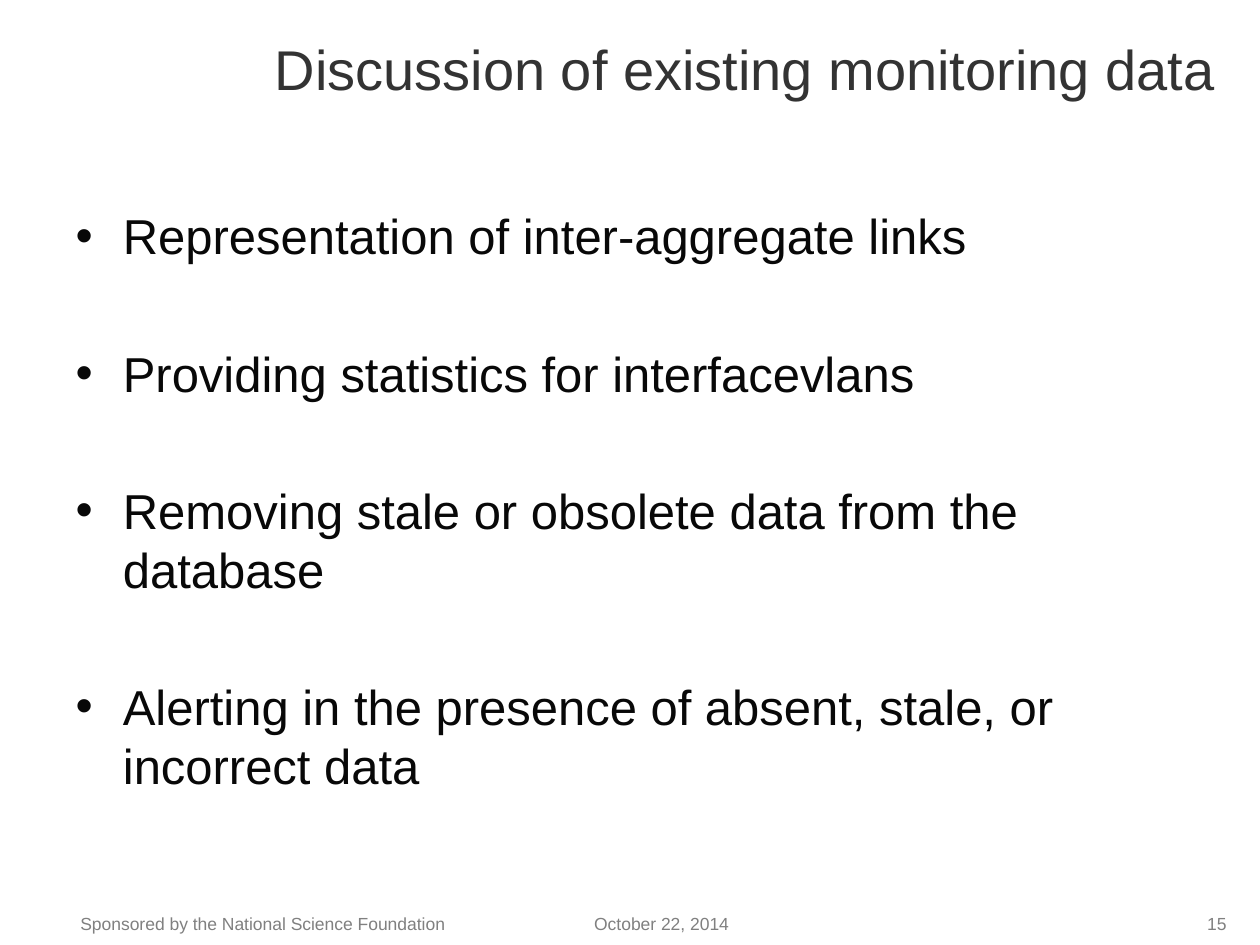
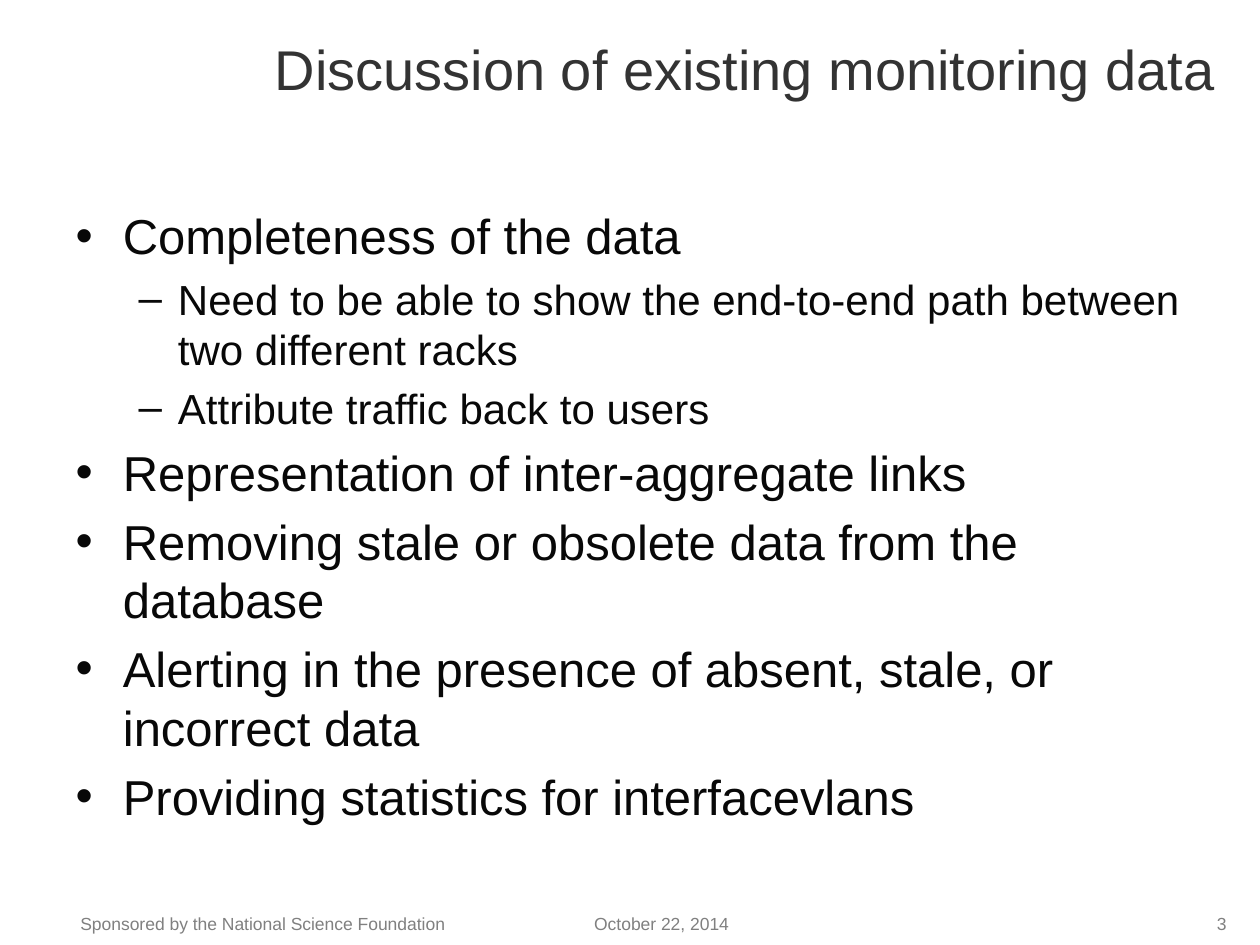
Before and after one commit to tcmitchell/geni-ops-monitoring, a slide deck: slide 3 of doc/slides/GEC21/monitoring-meeting-gec21.pptx (slide 15 before the commit). Drawn at 1260x945 pixels with LibreOffice and Linux fonts; fonts in the diff are those of the drawing; background and template pictures are left out. Boxes give left, top, right and bottom in pixels: in the first picture for what was removed or moved away, otherwise in the second. Text is boxed around its words. In the diff, an @@ line names an element or a change of style, - is before the commit and + after.

Commit message:
Slight re-org to mention monitoring data issues first.
Based on verbal feedback from Heidi.

```diff
--- a/doc/slides/GEC21/monitoring-meeting-gec21.pptx
+++ b/doc/slides/GEC21/monitoring-meeting-gec21.pptx
@@ text at (123, 218, 1180, 425): paragraphs added @@
+• Completeness of the data
+  – Need to be able to show the end-to-end path between two different racks
+  – Attribute traffic back to users
@@ text at (123, 356, 914, 402): paragraph removed @@
-• Providing statistics for interfacevlans
@@ text at (123, 779, 914, 825): paragraph added @@
+• Providing statistics for interfacevlans
@@ page number at (1217, 918, 1227, 930): text changed @@
-15
+3
```
Also in this commit, not shown: 1 other slide changed.
